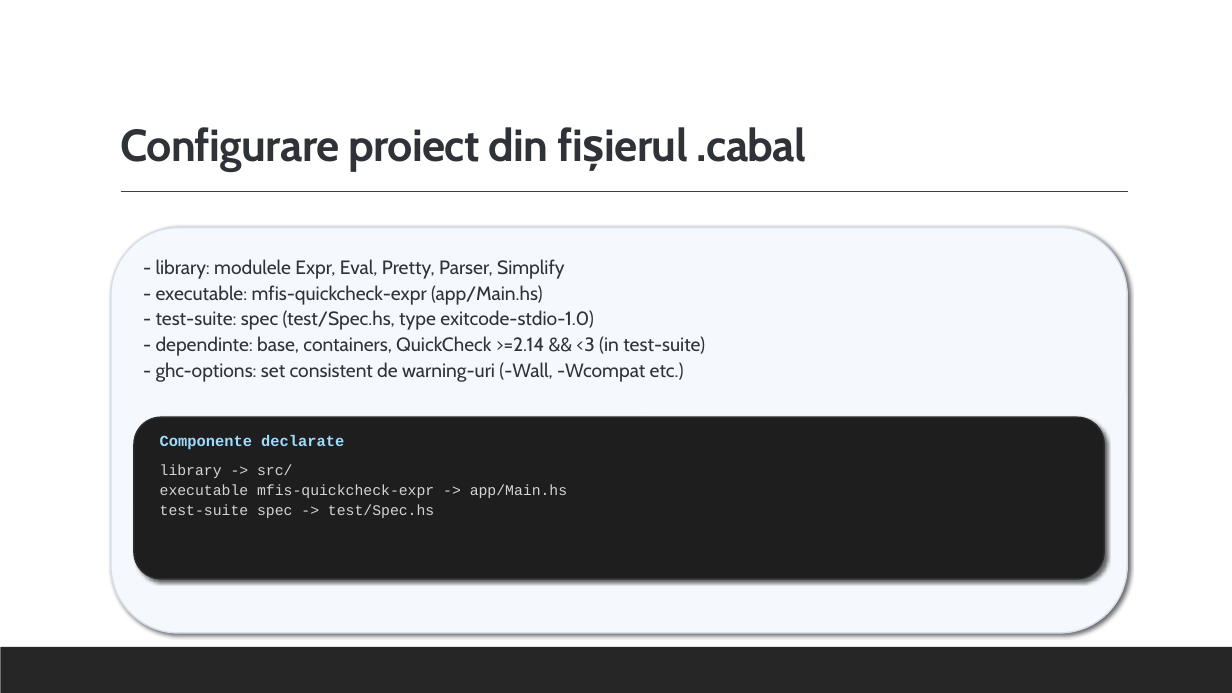
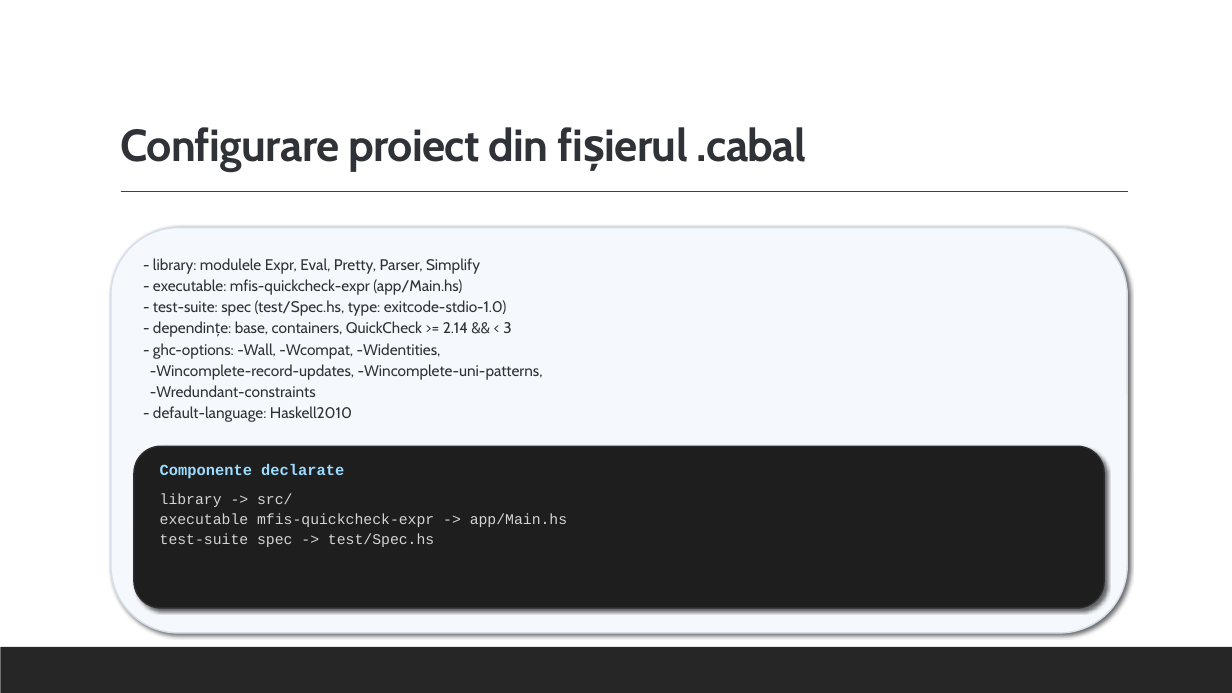
Before and after one commit to alexandrunite/MFIS_Project, a slide deck: slide 23 of Testarea property-based folosind QuickCheck.pptx (slide 24 before the commit). Drawn at 1232x693 pixels with LibreOffice and Linux fonts; fonts in the diff are those of the drawing. Boxes give left, top, right and bottom in pixels: in the first picture for what was removed or moved away, otherwise in the second. Text is boxed around its words. In the diff, an @@ line names an element or a change of style, - is before the commit and + after.

```diff
--- a/Testarea property-based folosind QuickCheck.pptx
+++ b/Testarea property-based folosind QuickCheck.pptx
@@ text at (153,258,480,295): size 15 to 12 pt in "- library: modulele Expr, Eval, Pretty, Parser, ...", "- executable: mfis-quickcheck-expr (app/Main.hs)" @@
@@ text at (150,300,543,422): text changed; size 15 to 12 pt @@
-- test-suite: spec (test/Spec.hs, type exitcode-stdio-1.0)
-- dependinte: base, containers, QuickCheck >=2.14 && <3 (in test-suite)
-- ghc-options: set consistent de warning-uri (-Wall, -Wcompat etc.)
+- test-suite: spec (test/Spec.hs, type: exitcode-stdio-1.0)
+- dependințe: base, containers, QuickCheck >= 2.14 && < 3
+- ghc-options: -Wall, -Wcompat, -Widentities,
+-Wincomplete-record-updates, -Wincomplete-uni-patterns,
+-Wredundant-constraints
+- default-language: Haskell2010
@@ 2 texts, 1 rounded rectangle: place and size @@
-2 texts, 1 rounded rectangle at (134,417,1104,579)
+2 texts, 1 rounded rectangle at (134,446,1104,608)
```
Also in this commit, not shown: 20 other slides changed, 7 other files.
